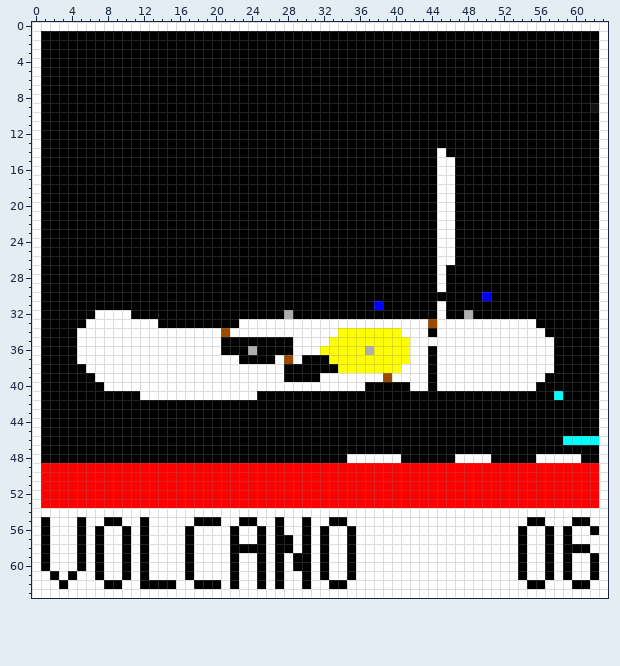
A pixel-art sprite gets an edit: et-game/src/main/resources/level/easy/volcano.png. The picture above is the old version.
The file is 64x64 pixels.
After the commit:
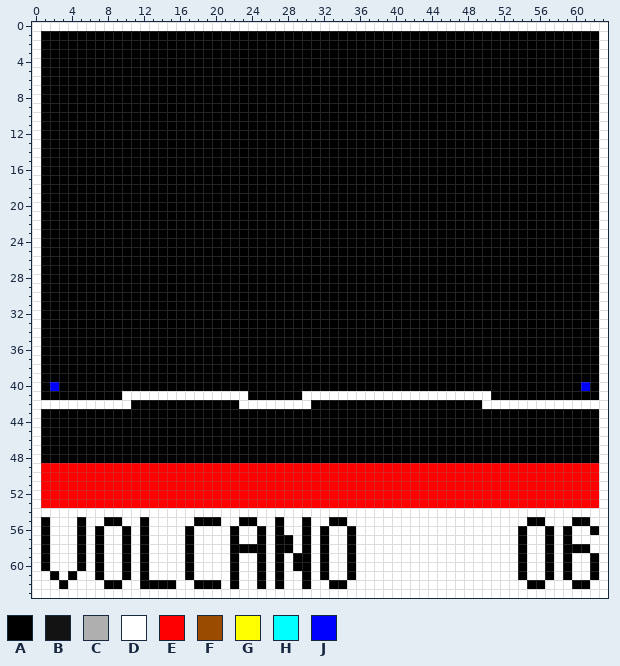
Palette (. is transparent): A #000000  B #131313  C #afafaf  D #ffffff  E #ff0000  F #9b4b00  G #ffff00  H #00ffff  J #0000ff
The edit:
@@ x 60..63 @@
  8 AAAD
- 9 AABD
+ 9 AAAD
 10 AAAD
@@ x 0..63 @@
 13 DAAAAAAAAAAAAAAAAAAAAAAAAAAAAAAAAAAAAAAAAAAAAAAAAAAAAAAAAAAAAAAD
-14 DAAAAAAAAAAAAAAAAAAAAAAAAAAAAAAAAAAAAAAAAAAAADAAAAAAAAAAAAAAAAAD
-15 DAAAAAAAAAAAAAAAAAAAAAAAAAAAAAAAAAAAAAAAAAAAADDAAAAAAAAAAAAAAAAD
-16 DAAAAAAAAAAAAAAAAAAAAAAAAAAAAAAAAAAAAAAAAAAAADDAAAAAAAAAAAAAAAAD
-17 DAAAAAAAAAAAAAAAAAAAAAAAAAAAAAAAAAAAAAAAAAAAADDAAAAAAAAAAAAAAAAD
-18 DAAAAAAAAAAAAAAAAAAAAAAAAAAAAAAAAAAAAAAAAAAAADDAAAAAAAAAAAAAAAAD
-19 DAAAAAAAAAAAAAAAAAAAAAAAAAAAAAAAAAAAAAAAAAAAADDAAAAAAAAAAAAAAAAD
-20 DAAAAAAAAAAAAAAAAAAAAAAAAAAAAAAAAAAAAAAAAAAAADDAAAAAAAAAAAAAAAAD
-21 DAAAAAAAAAAAAAAAAAAAAAAAAAAAAAAAAAAAAAAAAAAAADDAAAAAAAAAAAAAAAAD
-22 DAAAAAAAAAAAAAAAAAAAAAAAAAAAAAAAAAAAAAAAAAAAADDAAAAAAAAAAAAAAAAD
-23 DAAAAAAAAAAAAAAAAAAAAAAAAAAAAAAAAAAAAAAAAAAAADDAAAAAAAAAAAAAAAAD
-24 DAAAAAAAAAAAAAAAAAAAAAAAAAAAAAAAAAAAAAAAAAAAADDAAAAAAAAAAAAAAAAD
-25 DAAAAAAAAAAAAAAAAAAAAAAAAAAAAAAAAAAAAAAAAAAAADDAAAAAAAAAAAAAAAAD
-26 DAAAAAAAAAAAAAAAAAAAAAAAAAAAAAAAAAAAAAAAAAAAADDAAAAAAAAAAAAAAAAD
-27 DAAAAAAAAAAAAAAAAAAAAAAAAAAAAAAAAAAAAAAAAAAAADAAAAAAAAAAAAAAAAAD
-28 DAAAAAAAAAAAAAAAAAAAAAAAAAAAAAAAAAAAAAAAAAAAADAAAAAAAAAAAAAAAAAD
-29 DAAAAAAAAAAAAAAAAAAAAAAAAAAAAAAAAAAAAAAAAAAAADAAAAAAAAAAAAAAAAAD
-30 DAAAAAAAAAAAAAAAAAAAAAAAAAAAAAAAAAAAAAAAAAAAAAAAAAJAAAAAAAAAAAAD
-31 DAAAAAAAAAAAAAAAAAAAAAAAAAAAAAAAAAAAAAJAAAAAADAAAAAAAAAAAAAAAAAD
-32 DAAAAAADDDDAAAAAAAAAAAAAAAAACAAAAAAAAAAAAAAAADAACAAAAAAAAAAAAAAD
-33 DAAAAADDDDDDDDAAAAAAAAADDDDDDDDDDDDDDDDDDDDDFDDDDDDDDDDDAAAAAAAD
-34 DAAAADDDDDDDDDDDDDDDDFDDDDDDDDDDDDGGGGGGGDDDADDDDDDDDDDDDAAAAAAD
-35 DAAAADDDDDDDDDDDDDDDDAAAAAAAADDDDGGGGGGGGGDDDDDDDDDDDDDDDDAAAAAD
-36 DAAAADDDDDDDDDDDDDDDDAAACAAAADDDGGGGGCGGGGDDADDDDDDDDDDDDDAAAAAD
-37 DAAAADDDDDDDDDDDDDDDDDDAAAADFDAAAGGGGGGGGGDDADDDDDDDDDDDDDAAAAAD
-38 DAAAAADDDDDDDDDDDDDDDDDDDDDDAAAAAAGGGGGGGDDDADDDDDDDDDDDDDAAAAAD
-39 DAAAAAADDDDDDDDDDDDDDDDDDDDDAAAADDDDDDDFDDDDADDDDDDDDDDDDAAAAAAD
-40 DAAAAAAADDDDDDDDDDDDDDDDDDDDDDDDDDDDDAAAAADDADDDDDDDDDDDAAAAAAAD
-41 DAAAAAAAAAAADDDDDDDDDDDDDAAAAAAAAAAAAAAAAAAAAAAAAAAAAAAAAAHAAAAD
-42 DAAAAAAAAAAAAAAAAAAAAAAAAAAAAAAAAAAAAAAAAAAAAAAAAAAAAAAAAAAAAAAD
+14 DAAAAAAAAAAAAAAAAAAAAAAAAAAAAAAAAAAAAAAAAAAAAAAAAAAAAAAAAAAAAAAD
+15 DAAAAAAAAAAAAAAAAAAAAAAAAAAAAAAAAAAAAAAAAAAAAAAAAAAAAAAAAAAAAAAD
+16 DAAAAAAAAAAAAAAAAAAAAAAAAAAAAAAAAAAAAAAAAAAAAAAAAAAAAAAAAAAAAAAD
+17 DAAAAAAAAAAAAAAAAAAAAAAAAAAAAAAAAAAAAAAAAAAAAAAAAAAAAAAAAAAAAAAD
+18 DAAAAAAAAAAAAAAAAAAAAAAAAAAAAAAAAAAAAAAAAAAAAAAAAAAAAAAAAAAAAAAD
+19 DAAAAAAAAAAAAAAAAAAAAAAAAAAAAAAAAAAAAAAAAAAAAAAAAAAAAAAAAAAAAAAD
+20 DAAAAAAAAAAAAAAAAAAAAAAAAAAAAAAAAAAAAAAAAAAAAAAAAAAAAAAAAAAAAAAD
+21 DAAAAAAAAAAAAAAAAAAAAAAAAAAAAAAAAAAAAAAAAAAAAAAAAAAAAAAAAAAAAAAD
+22 DAAAAAAAAAAAAAAAAAAAAAAAAAAAAAAAAAAAAAAAAAAAAAAAAAAAAAAAAAAAAAAD
+23 DAAAAAAAAAAAAAAAAAAAAAAAAAAAAAAAAAAAAAAAAAAAAAAAAAAAAAAAAAAAAAAD
+24 DAAAAAAAAAAAAAAAAAAAAAAAAAAAAAAAAAAAAAAAAAAAAAAAAAAAAAAAAAAAAAAD
+25 DAAAAAAAAAAAAAAAAAAAAAAAAAAAAAAAAAAAAAAAAAAAAAAAAAAAAAAAAAAAAAAD
+26 DAAAAAAAAAAAAAAAAAAAAAAAAAAAAAAAAAAAAAAAAAAAAAAAAAAAAAAAAAAAAAAD
+27 DAAAAAAAAAAAAAAAAAAAAAAAAAAAAAAAAAAAAAAAAAAAAAAAAAAAAAAAAAAAAAAD
+28 DAAAAAAAAAAAAAAAAAAAAAAAAAAAAAAAAAAAAAAAAAAAAAAAAAAAAAAAAAAAAAAD
+29 DAAAAAAAAAAAAAAAAAAAAAAAAAAAAAAAAAAAAAAAAAAAAAAAAAAAAAAAAAAAAAAD
+30 DAAAAAAAAAAAAAAAAAAAAAAAAAAAAAAAAAAAAAAAAAAAAAAAAAAAAAAAAAAAAAAD
+31 DAAAAAAAAAAAAAAAAAAAAAAAAAAAAAAAAAAAAAAAAAAAAAAAAAAAAAAAAAAAAAAD
+32 DAAAAAAAAAAAAAAAAAAAAAAAAAAAAAAAAAAAAAAAAAAAAAAAAAAAAAAAAAAAAAAD
+33 DAAAAAAAAAAAAAAAAAAAAAAAAAAAAAAAAAAAAAAAAAAAAAAAAAAAAAAAAAAAAAAD
+34 DAAAAAAAAAAAAAAAAAAAAAAAAAAAAAAAAAAAAAAAAAAAAAAAAAAAAAAAAAAAAAAD
+35 DAAAAAAAAAAAAAAAAAAAAAAAAAAAAAAAAAAAAAAAAAAAAAAAAAAAAAAAAAAAAAAD
+36 DAAAAAAAAAAAAAAAAAAAAAAAAAAAAAAAAAAAAAAAAAAAAAAAAAAAAAAAAAAAAAAD
+37 DAAAAAAAAAAAAAAAAAAAAAAAAAAAAAAAAAAAAAAAAAAAAAAAAAAAAAAAAAAAAAAD
+38 DAAAAAAAAAAAAAAAAAAAAAAAAAAAAAAAAAAAAAAAAAAAAAAAAAAAAAAAAAAAAAAD
+39 DAAAAAAAAAAAAAAAAAAAAAAAAAAAAAAAAAAAAAAAAAAAAAAAAAAAAAAAAAAAAAAD
+40 DAJAAAAAAAAAAAAAAAAAAAAAAAAAAAAAAAAAAAAAAAAAAAAAAAAAAAAAAAAAAJAD
+41 DAAAAAAAAADDDDDDDDDDDDDDAAAAAADDDDDDDDDDDDDDDDDDDDDAAAAAAAAAAAAD
+42 DDDDDDDDDDDAAAAAAAAAAAADDDDDDDDAAAAAAAAAAAAAAAAAAADDDDDDDDDDDDDD
 43 DAAAAAAAAAAAAAAAAAAAAAAAAAAAAAAAAAAAAAAAAAAAAAAAAAAAAAAAAAAAAAAD
@@ x 33..63 @@
 45 AAAAAAAAAAAAAAAAAAAAAAAAAAAAAAD
-46 AAAAAAAAAAAAAAAAAAAAAAAAAAHHHHD
+46 AAAAAAAAAAAAAAAAAAAAAAAAAAAAAAD
 47 AAAAAAAAAAAAAAAAAAAAAAAAAAAAAAD
-48 AADDDDDDAAAAAADDDDAAAAADDDDDAAD
+48 AAAAAAAAAAAAAAAAAAAAAAAAAAAAAAD
 49 EEEEEEEEEEEEEEEEEEEEEEEEEEEEEED
Pixel boxes of the changes (left, top, right, bottom) in both pictures:
changed: (590, 103, 599, 112)
changed: (41, 148, 599, 463)
